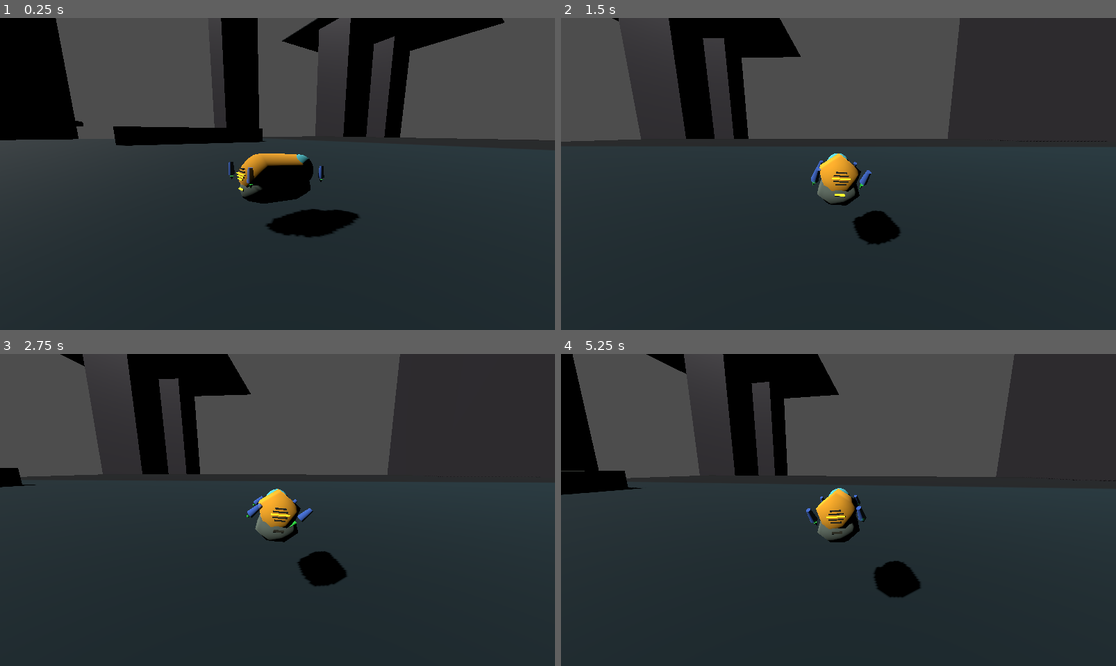
Above: before the commit, frames 1-4 (two rows, left to right).
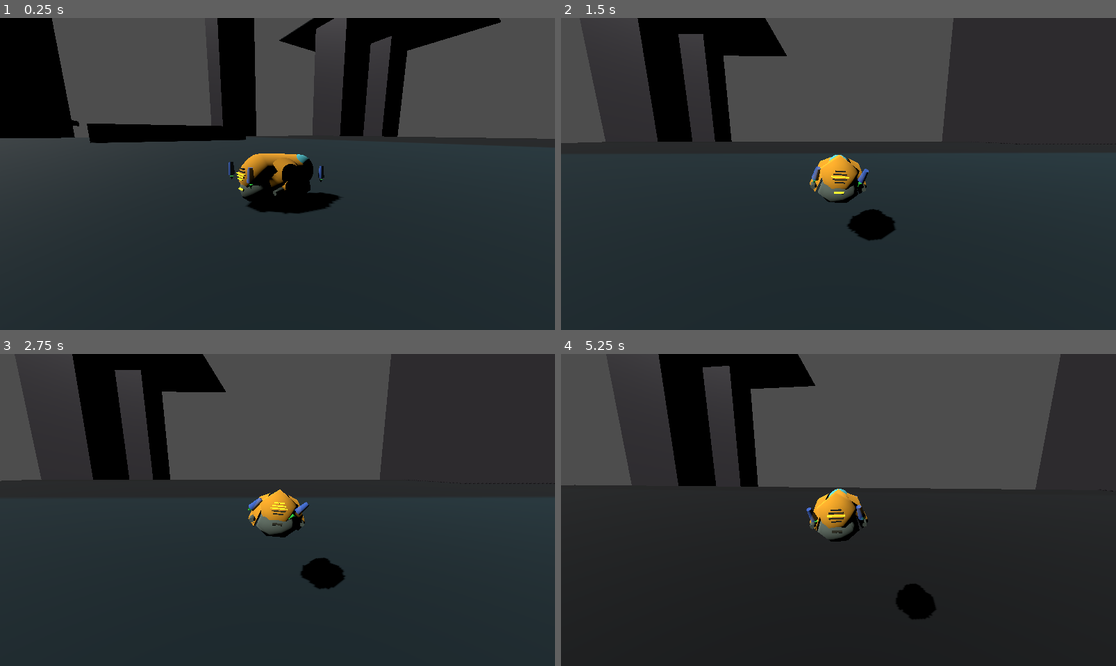
Above: after the commit, the same moments.

Repository: TaxiService/fcar
Game: Godot game, scene res://main.tscn
The game is run twice, just before and just after one commit, with the same random seed, the same clock (stepped at 60 frames per second) and the same inputs. The engine's default icon, where the game draws it, is replaced by a stand-in: a white triangle on a blue panel in a dark square.
Inputs (mouse positions are in pixels of both pictures, inside the frame that each line leads up to):
- Up to frame 1 (0.25 s): no input
- Up to frame 2 (1.5 s): move the mouse to (960, 158) at 0.52 s; hold D (strafe_right) 0.53-1.28 s; hold Shift 0.53-1.28 s; click (960, 158) at 0.67 s; tap Space (jump) at 0.77 s; move the mouse to (727, 189) at 1.27 s; hold S (backward) from 1.28 s (still down); tap C (crouch) at 1.35 s
- Up to frame 3 (2.75 s): tap Space (jump) at 1.52 s; tap Shift at 1.55 s; move the mouse to (333, 441) at 2.02 s; release S (backward) at 2.03 s; hold D (strafe_right) from 2.03 s (still down); hold Shift from 2.03 s (still down); tap V (toggle_auto_hover) at 2.1 s
- Up to frame 4 (5.25 s): move the mouse to (810, 572) at 2.77 s; release D (strafe_right) at 2.78 s; release Shift at 2.78 s; hold W (forward) 2.78-3.53 s; tap Ctrl (toggle_com_compensation) at 2.85 s; click (810, 572) at 2.92 s; tap Space (jump) at 3.02, 3.77, 4.52 s; tap Shift at 3.05, 4.35 s; move the mouse to (1005, 556) at 3.52 s; hold Shift 3.53-4.28 s; hold A (strafe_left) 3.53-5.03 s; move the mouse to (672, 463) at 4.27 s; move the mouse to (866, 510) at 5.02 s; hold S (backward) from 5.03 s (still down); hold C (crouch) from 5.03 s (still down); click (866, 510) at 5.17 s

The runs differ from the first frame. In frame 1, 4.6% of the frame differs, in the area x 0-100%, y 0-71%; in frame 2, 9.3%; in frame 3, 11%; in frame 4, 17%, in the area x 0-100%, y 0-86%.

Commit message:
Add booster system for high-speed thrust
Implements articulated boosters with two-joint "elbow" design:
- Thigh rotates around Y axis (turret-style)
- Shin rotates around Y axis (limited ±25°)
- Both joints work in concert for directional thrust

Features:
- Shift key fires boosters, arrow keys rotate joints
- Default angles: thigh=50°, shin=35° (points backward/down)
- Boosters disabled when car is in unstable/crashed state
- Configurable via inspector exports

🤖 Generated with [Claude Code](https://claude.com/claude-code)

Co-Authored-By: Claude Opus 4.5 <noreply@anthropic.com>

Diff:
--- /dev/null
+++ b/BoosterSystem.gd
@@ -0,0 +1,139 @@
+class_name BoosterSystem
+extends RefCounted
+
+# Node references
+var booster_left: Node3D
+var booster_right: Node3D
+var thigh_left: Node3D
+var thigh_right: Node3D
+var shin_left: Node3D
+var shin_right: Node3D
+var exhaust_left: Node3D
+var exhaust_right: Node3D
+
+# Configuration
+var shin_rotation_limit: float = 25.0  # degrees, ±
+var max_thrust: float = 100000.0  # boosters should be powerful
+
+# Default rotation angles (degrees)
+var default_thigh_angle: float = 50.0
+var default_shin_angle: float = 35.0
+
+# Current rotation state (degrees)
+var thigh_angle_left: float = 0.0
+var thigh_angle_right: float = 0.0
+var shin_angle_left: float = 0.0
+var shin_angle_right: float = 0.0
+
+# Thrust state
+var thrust_power: float = 0.0  # 0.0 to 1.0
+
+
+func initialize(fcar: Node3D) -> bool:
+	# Get booster root nodes
+	booster_left = fcar.get_node_or_null("booster-L")
+	booster_right = fcar.get_node_or_null("booster-R")
+
+	if not booster_left or not booster_right:
+		push_warning("BoosterSystem: Could not find booster nodes")
+		return false
+
+	# Get thigh nodes
+	thigh_left = booster_left.get_node_or_null("thigh")
+	thigh_right = booster_right.get_node_or_null("thigh")
+
+	if not thigh_left or not thigh_right:
+		push_warning("BoosterSystem: Could not find thigh nodes")
+		return false
+
+	# Get shin nodes - shin is a child of thigh
+	shin_left = thigh_left.get_node_or_null("shin")
+	shin_right = thigh_right.get_node_or_null("shin")
+
+	if not shin_left or not shin_right:
+		push_warning("BoosterSystem: Could not find shin nodes")
+		return false
+
+	# Get exhaust nodes (thrust direction reference)
+	exhaust_left = shin_left.get_node_or_null("exhaust")
+	exhaust_right = shin_right.get_node_or_null("exhaust")
+
+	if not exhaust_left or not exhaust_right:
+		push_warning("BoosterSystem: Could not find exhaust nodes")
+		return false
+
+	# Set default rotations
+	thigh_angle_left = default_thigh_angle
+	thigh_angle_right = default_thigh_angle
+	shin_angle_left = default_shin_angle
+	shin_angle_right = default_shin_angle
+	_apply_rotations()
+
+	return true
+
+
+func set_thigh_angles(left: float, right: float) -> void:
+	thigh_angle_left = left
+	thigh_angle_right = right
+	_apply_rotations()
+
+
+func set_shin_angles(left: float, right: float) -> void:
+	shin_angle_left = clamp(left, -shin_rotation_limit, shin_rotation_limit)
+	shin_angle_right = clamp(right, -shin_rotation_limit, shin_rotation_limit)
+	_apply_rotations()
+
+
+func set_thrust(power: float) -> void:
+	thrust_power = clamp(power, 0.0, 1.0)
+
+
+func _apply_rotations() -> void:
+	# Apply thigh rotations (around local Y)
+	if thigh_left:
+		thigh_left.rotation.y = deg_to_rad(thigh_angle_left)
+	if thigh_right:
+		thigh_right.rotation.y = -deg_to_rad(thigh_angle_right)
+
+	# Apply shin rotations (around local Y, relative to thigh)
+	if shin_left:
+		shin_left.rotation.y = deg_to_rad(shin_angle_left)
+	if shin_right:
+		shin_right.rotation.y = -deg_to_rad(shin_angle_right)
+
+
+func apply_thrust(body: RigidBody3D, delta: float) -> void:
+	if thrust_power <= 0.0:
+		return
+
+	var force_magnitude = max_thrust * thrust_power
+
+	# Left booster
+	if exhaust_left:
+		# Thrust comes out of exhaust - which direction is "out"?
+		# Looking at scene: exhaust is rotated 90° so its local -Z points outward
+		var thrust_dir = exhaust_left.global_transform.basis.y.normalized()
+		var force_pos = exhaust_left.global_position - body.global_position
+		body.apply_force(thrust_dir * force_magnitude, force_pos)
+
+	# Right booster
+	if exhaust_right:
+		var thrust_dir = exhaust_right.global_transform.basis.y.normalized()
+		var force_pos = exhaust_right.global_position - body.global_position
+		body.apply_force(thrust_dir * force_magnitude, force_pos)
+
+
+# Debug: get current thrust directions (for visualization)
+func get_thrust_directions() -> Dictionary:
+	var result = {}
+	if exhaust_left:
+		result["left"] = {
+			"position": exhaust_left.global_position,
+			"direction": exhaust_left.global_transform.basis.y.normalized()
+		}
+	if exhaust_right:
+		result["right"] = {
+			"position": exhaust_right.global_position,
+			"direction": exhaust_right.global_transform.basis.y.normalized()
+		}
+	return result
--- a/FCar.gd
+++ b/FCar.gd
@@ -66,8 +66,15 @@
 @export var auto_hover_distance: float = 2.0
 @export var auto_hover_margin: float = 0.5
 
+@export_category("boosters")
+@export var booster_max_thrust: float = 100000.0
+@export var booster_shin_limit: float = 25.0  # ± degrees
+@export var booster_default_thigh_angle: float = 50.0  # degrees
+@export var booster_default_shin_angle: float = 35.0  # degrees
+
 @export_category("debug")
 @export var debug_thrusters: bool = false
+@export var debug_boosters: bool = false
 @export var com_compensation_enabled: bool = true
 @export_range(0.0, 3.0, 0.1) var com_compensation_strength: float = 1.0
 @export var heading_hold_enabled: bool = true
@@ -83,6 +90,7 @@
 # ===== SUBSYSTEMS =====
 var thruster_system: ThrusterSystem
 var stabilizer_system: StabilizerSystem
+var booster_system: BoosterSystem
 var debug_visualizer: DebugVisualizer
 var status_lights: StatusLights
 
@@ -109,6 +117,9 @@
 		debug_visualizer = DebugVisualizer.new()
 		debug_visualizer.max_thrust = max_thrust
 		debug_visualizer.create_visuals(self, wheel_nodes)
+
+	# Initialize booster system
+	_init_booster_system()
 
 	# Initialize status lights
 	if statuslights_node:
@@ -117,6 +128,20 @@
 		if not status_lights.initialize(statuslights_node):
 			status_lights = null
 			push_warning("FCar: Status lights initialization failed")
+
+
+func _init_booster_system():
+	booster_system = BoosterSystem.new()
+	if booster_system:
+		booster_system.max_thrust = booster_max_thrust
+		booster_system.shin_rotation_limit = booster_shin_limit
+		booster_system.default_thigh_angle = booster_default_thigh_angle
+		booster_system.default_shin_angle = booster_default_shin_angle
+		if not booster_system.initialize(self):
+			booster_system = null
+			push_warning("FCar: Booster system initialization failed")
+	else:
+		push_warning("FCar: BoosterSystem.new() returned null - check for parse errors")
 
 
 func _sync_thruster_config():
@@ -187,6 +212,13 @@
 	# Update status lights
 	if status_lights:
 		status_lights.update(auto_hover_enabled, lock_height, global_position.y, target_height)
+
+	# Update boosters (disabled when car is unstable)
+	if booster_system:
+		if is_stable:
+			_update_boosters(delta)
+		else:
+			booster_system.set_thrust(0.0)
 
 
 func _update_stability_state(delta: float, tilt_angle: float):
@@ -407,3 +439,55 @@
 
 	if debug_visualizer:
 		debug_visualizer.update_all_disabled(_get_wheel_nodes())
+
+
+func _update_boosters(delta: float):
+	# Test controls: Shift fires boosters, arrow keys rotate joints
+	var boost_active = Input.is_key_pressed(KEY_SHIFT)
+
+	# Arrow keys rotate booster joints (works anytime)
+	var thigh_input = 0.0
+	var shin_input = 0.0
+
+	if Input.is_key_pressed(KEY_LEFT):
+		thigh_input = -1.0
+	elif Input.is_key_pressed(KEY_RIGHT):
+		thigh_input = 1.0
+
+	if Input.is_key_pressed(KEY_UP):
+		shin_input = -1.0
+	elif Input.is_key_pressed(KEY_DOWN):
+		shin_input = 1.0
+
+	# Apply rotation (90 deg/sec for thigh, 50 deg/sec for shin)
+	if thigh_input != 0.0 or shin_input != 0.0:
+		var thigh_speed = 90.0 * delta
+		var shin_speed = 50.0 * delta
+
+		booster_system.thigh_angle_left += thigh_input * thigh_speed
+		booster_system.thigh_angle_right += thigh_input * thigh_speed
+		booster_system.shin_angle_left += shin_input * shin_speed
+		booster_system.shin_angle_right += shin_input * shin_speed
+
+		# Clamp shin angles
+		booster_system.shin_angle_left = clamp(booster_system.shin_angle_left, -booster_shin_limit, booster_shin_limit)
+		booster_system.shin_angle_right = clamp(booster_system.shin_angle_right, -booster_shin_limit, booster_shin_limit)
+
+		booster_system._apply_rotations()
+
+	# Shift controls thrust
+	if boost_active:
+		booster_system.set_thrust(1.0)
+	else:
+		booster_system.set_thrust(0.0)
+
+	booster_system.apply_thrust(self, delta)
+
+	# Debug output
+	if debug_boosters and boost_active:
+		var dirs = booster_system.get_thrust_directions()
+		print("Boosters: thigh=", booster_system.thigh_angle_left, "° shin=", booster_system.shin_angle_left, "°")
+		if dirs.has("left"):
+			print("  L dir: ", dirs.left.direction)
+		if dirs.has("right"):
+			print("  R dir: ", dirs.right.direction)
--- /dev/null
+++ b/grey.tres
@@ -0,0 +1,6 @@
+[gd_resource type="StandardMaterial3D" format=3 uid="uid://ce3eavktn35d4"]
+
+[resource]
+albedo_color = Color(0.39817834, 0.45201308, 0.40984902, 1)
+metallic = 0.17
+metallic_specular = 0.31
--- a/main.tscn
+++ b/main.tscn
@@ -1,8 +1,10 @@
-[gd_scene load_steps=26 format=3 uid="uid://dek4efddws8mr"]
+[gd_scene load_steps=29 format=3 uid="uid://dek4efddws8mr"]
 
 [ext_resource type="Texture2D" uid="uid://b8dhd5iqbef0" path="res://icon.svg" id="1_et1pl"]
 [ext_resource type="Script" uid="uid://c7m1dsqpdck13" path="res://FCar.gd" id="1_fr0kx"]
 [ext_resource type="Script" uid="uid://313aqakyo1m1" path="res://Camera3D.gd" id="1_ptugb"]
+[ext_resource type="Material" uid="uid://cc37tlrahc1tj" path="res://yellow.tres" id="4_lquwl"]
+[ext_resource type="Material" uid="uid://ce3eavktn35d4" path="res://grey.tres" id="5_7mycd"]
 
 [sub_resource type="BoxShape3D" id="BoxShape3D_5patm"]
 size = Vector3(200, 1, 200)
@@ -53,9 +55,6 @@
 radial_segments = 5
 rings = 3
 
-[sub_resource type="StandardMaterial3D" id="StandardMaterial3D_h2yge"]
-albedo_color = Color(1, 0.6862745, 0.13725491, 1)
-
 [sub_resource type="SphereMesh" id="SphereMesh_h2yge"]
 
 [sub_resource type="StandardMaterial3D" id="StandardMaterial3D_1bvp3"]
@@ -67,11 +66,6 @@
 radial_segments = 7
 rings = 1
 
-[sub_resource type="StandardMaterial3D" id="StandardMaterial3D_lquwl"]
-albedo_color = Color(0.39817834, 0.45201308, 0.40984902, 1)
-metallic = 0.17
-metallic_specular = 0.31
-
 [sub_resource type="BoxMesh" id="BoxMesh_h2yge"]
 
 [sub_resource type="StandardMaterial3D" id="StandardMaterial3D_7mycd"]
@@ -81,6 +75,25 @@
 
 [sub_resource type="StandardMaterial3D" id="StandardMaterial3D_5vw27"]
 albedo_color = Color(1.8566039, 4.415934, 0.18679522, 1)
+
+[sub_resource type="CylinderMesh" id="CylinderMesh_h2yge"]
+material = ExtResource("4_lquwl")
+top_radius = 0.295
+bottom_radius = 0.495
+height = 0.2
+
+[sub_resource type="CylinderMesh" id="CylinderMesh_1bvp3"]
+material = ExtResource("4_lquwl")
+top_radius = 0.125
+bottom_radius = 0.235
+height = 0.185
+
+[sub_resource type="CylinderMesh" id="CylinderMesh_lquwl"]
+material = ExtResource("5_7mycd")
+top_radius = 0.09
+bottom_radius = 0.06
+height = 0.25
+radial_segments = 6
 
 [node name="Main" type="Node"]
 
@@ -232,7 +245,6 @@
 target = NodePath("../FCar")
 
 [node name="FCar" type="RigidBody3D" parent="."]
-transform = Transform3D(1, 0, 0, 0, 1, 0, 0, 0, 1, -2.2765515, 0.576183, 3.6534178)
 mass = 5000.0
 physics_material_override = SubResource("PhysicsMaterial_elbkq")
 gravity_scale = 2.0
@@ -248,6 +260,8 @@
 hover_thrust = 3.0
 heightlock_thrust = 5.0
 roll_differential = 0.5
+booster_default_thigh_angle = -60.0
+booster_default_shin_angle = 45.0
 debug_thrusters = true
 com_compensation_enabled = false
 
@@ -261,7 +275,7 @@
 [node name="MeshInstance3D" type="MeshInstance3D" parent="FCar"]
 transform = Transform3D(1, 0, 0, 0, -4.371139e-08, -1, 0, 1, -4.371139e-08, 0, 0, 0)
 mesh = SubResource("CapsuleMesh_h2yge")
-surface_material_override/0 = SubResource("StandardMaterial3D_h2yge")
+surface_material_override/0 = ExtResource("4_lquwl")
 
 [node name="MeshInstance3D3" type="MeshInstance3D" parent="FCar"]
 transform = Transform3D(2.5373334e-05, -0.0062358533, -0.6879197, -0.67026913, -0.48751736, 0.003224503, -0.51182514, 0.6384361, -0.0042568073, 0, 0.07722026, -0.68935686)
@@ -272,7 +286,7 @@
 [node name="MeshInstance3D2" type="MeshInstance3D" parent="FCar"]
 transform = Transform3D(1.00635, 0, 0, 0, -4.3225e-08, -0.670446, 0, 0.988872, -2.93061e-08, 0, -0.336463, 0)
 mesh = SubResource("CapsuleMesh_feaec")
-surface_material_override/0 = SubResource("StandardMaterial3D_lquwl")
+surface_material_override/0 = ExtResource("5_7mycd")
 
 [node name="WheelFrontLeft" type="Marker3D" parent="FCar"]
 transform = Transform3D(1, 0, 0, 0, 1, 0, 0, 0, 1, -0.5, 0.1, -1)
@@ -325,3 +339,35 @@
 mesh = SubResource("BoxMesh_272bh")
 skeleton = NodePath("../..")
 surface_material_override/0 = SubResource("StandardMaterial3D_7mycd")
+
+[node name="booster-R" type="Node3D" parent="FCar"]
+transform = Transform3D(0.35836798, 0.9335804, 0, -0.9335804, 0.35836798, 0, 0, 0, 1, 0.5, 0, 0)
+
+[node name="thigh" type="MeshInstance3D" parent="FCar/booster-R"]
+transform = Transform3D(0.64278764, 0, 0.76604444, 0, 1, 0, -0.76604444, 0, 0.64278764, 0, 0, 0)
+mesh = SubResource("CylinderMesh_h2yge")
+
+[node name="shin" type="MeshInstance3D" parent="FCar/booster-R/thigh"]
+transform = Transform3D(0.81915206, 0, -0.57357645, 0, 1, 0, 0.57357645, 0, 0.81915206, 0, 0.02184683, 0.25598168)
+mesh = SubResource("CylinderMesh_1bvp3")
+skeleton = NodePath("../..")
+
+[node name="exhaust" type="MeshInstance3D" parent="FCar/booster-R/thigh/shin"]
+transform = Transform3D(1, 0, 0, 0, -4.371139e-08, 1, 0, -1, -4.371139e-08, 0, -0.021846801, 0.23164213)
+mesh = SubResource("CylinderMesh_lquwl")
+
+[node name="booster-L" type="Node3D" parent="FCar"]
+transform = Transform3D(0.35836798, -0.9335804, 0, 0.9335804, 0.35836798, 0, 0, 0, 1, -0.5, 0, 0)
+
+[node name="thigh" type="MeshInstance3D" parent="FCar/booster-L"]
+transform = Transform3D(0.64278764, 0, -0.76604444, 0, 1, 0, 0.76604444, 0, 0.64278764, 0, 0, 0)
+mesh = SubResource("CylinderMesh_h2yge")
+
+[node name="shin" type="MeshInstance3D" parent="FCar/booster-L/thigh"]
+transform = Transform3D(0.81915206, 0, 0.57357645, 0, 1, 0, -0.57357645, 0, 0.81915206, 0, 0.02184683, 0.25598168)
+mesh = SubResource("CylinderMesh_1bvp3")
+skeleton = NodePath("../..")
+
+[node name="exhaust" type="MeshInstance3D" parent="FCar/booster-L/thigh/shin"]
+transform = Transform3D(1, 0, 0, 0, -4.371139e-08, 1, 0, -1, -4.371139e-08, 0, -0.021846801, 0.23164213)
+mesh = SubResource("CylinderMesh_lquwl")
--- /dev/null
+++ b/yellow.tres
@@ -0,0 +1,4 @@
+[gd_resource type="StandardMaterial3D" format=3 uid="uid://cc37tlrahc1tj"]
+
+[resource]
+albedo_color = Color(1, 0.6862745, 0.13725491, 1)
Not shown, added: BoosterSystem.gd.uid
